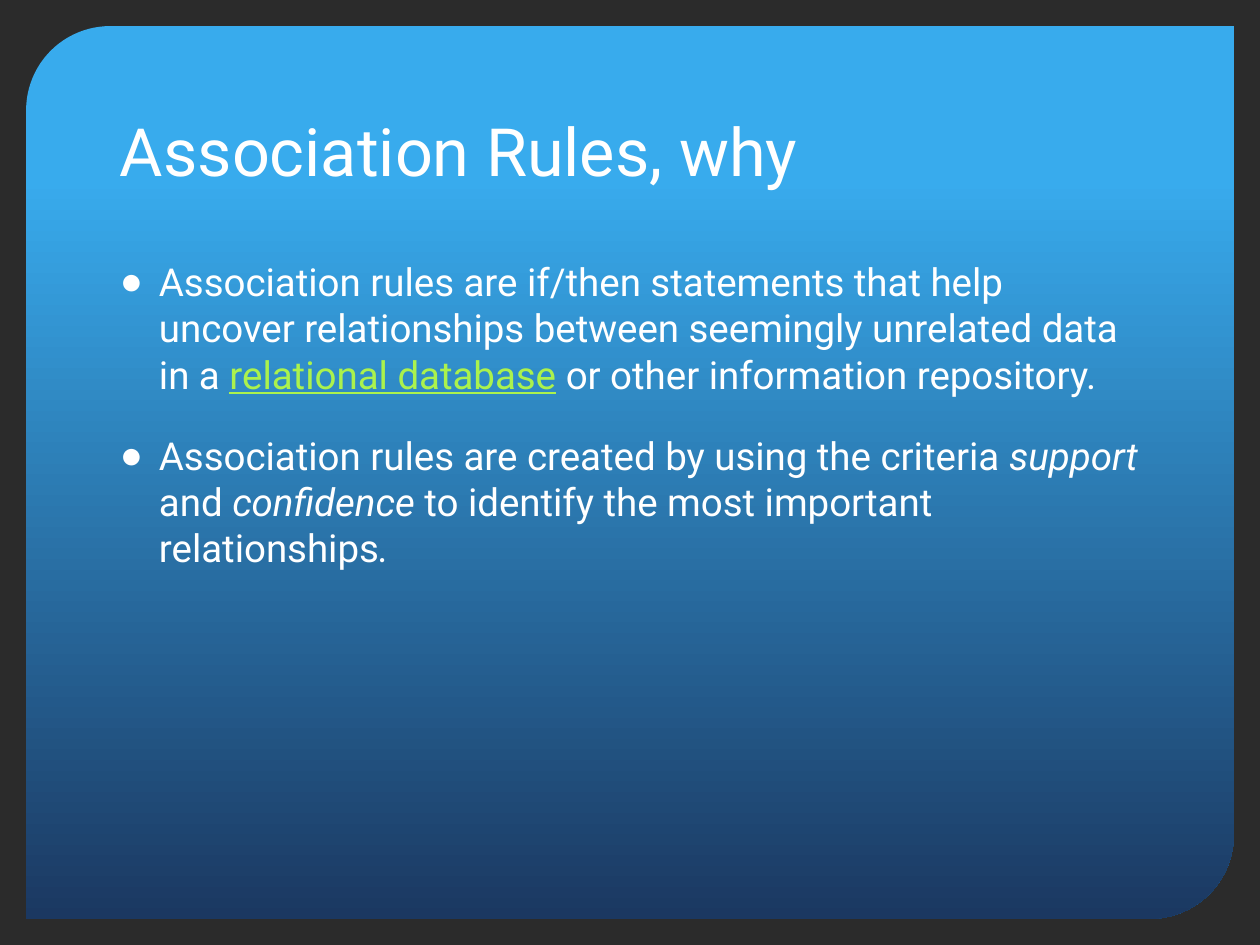
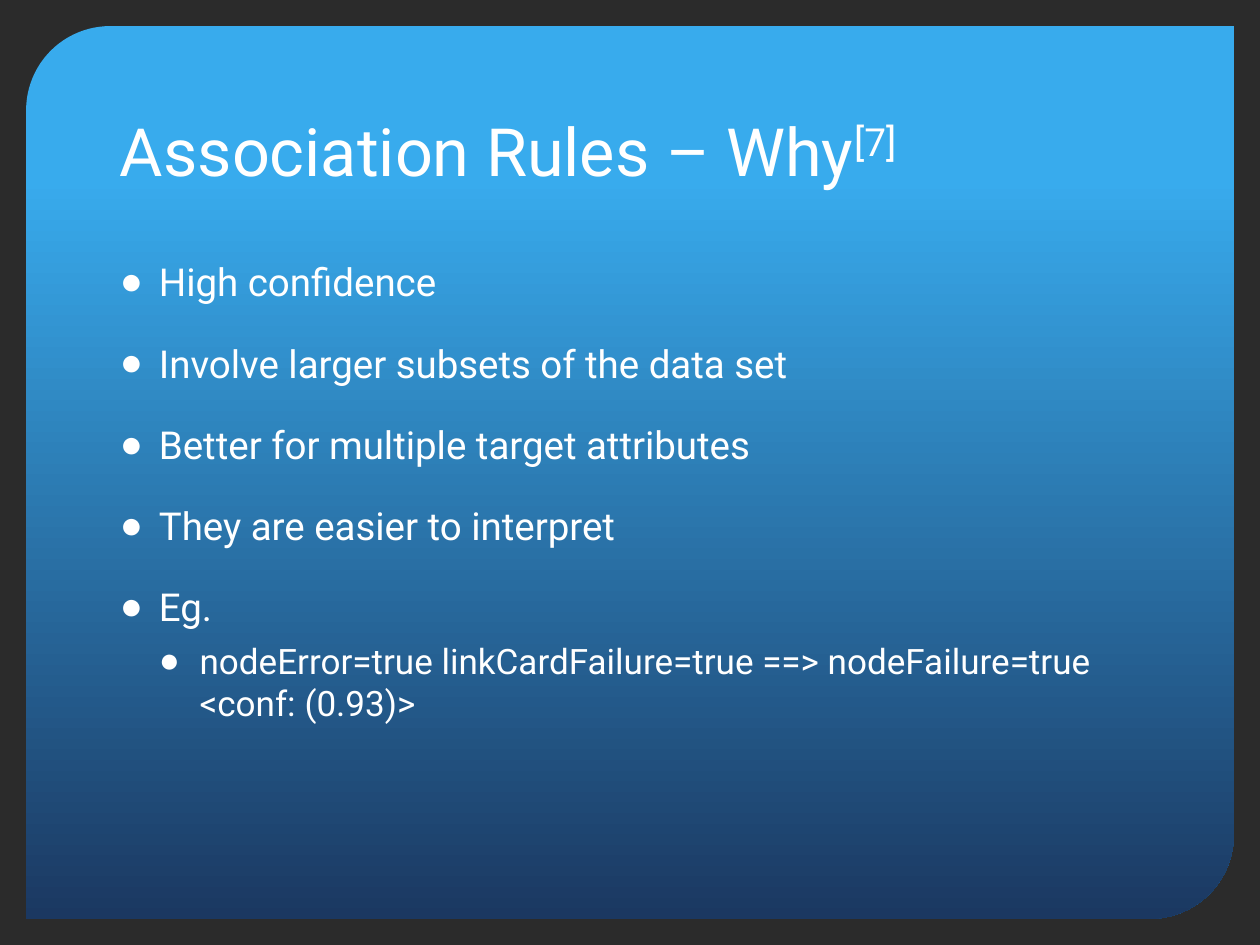
Before and after one commit to ChinmaySKulkarni/Cloud-Healing, a slide deck: slide 26 of report/BTech_Project.pptx (slide 24 before the commit). Drawn at 1260x945 pixels with LibreOffice and Linux fonts; fonts in the diff are those of the drawing; background and template pictures are left out; a plain dark background stands for a picture behind light text. Boxes give left, top, right and bottom in pixels: in the first picture for what was removed or moved away, otherwise in the second. Text is boxed around its words. In the diff, an @@ line names an element or a change of style, - is before the commit and + after.

```diff
--- a/report/BTech_Project.pptx
+++ b/report/BTech_Project.pptx
@@ title at [120, 124, 896, 190]: text changed @@
-Association Rules, why
+Association Rules – Why[7]
@@ text at [159, 266, 1090, 724]: text changed @@
-● Association rules are if/then statements that help uncover relationships between seemingly unrelated data in a relational database or other information repository.
-● Association rules are created by using the criteria support and confidence to identify the most important relationships.
+● High confidence
+● Involve larger subsets of the data set
+● Better for multiple target attributes
+● They are easier to interpret
+● Eg.
+  ● nodeError=true linkCardFailure=true ==> nodeFailure=true <conf: (0.93)>
```
Also in this commit, not shown: 5 other slides changed, 5 slides added, 1 slide removed, 12 other files.
